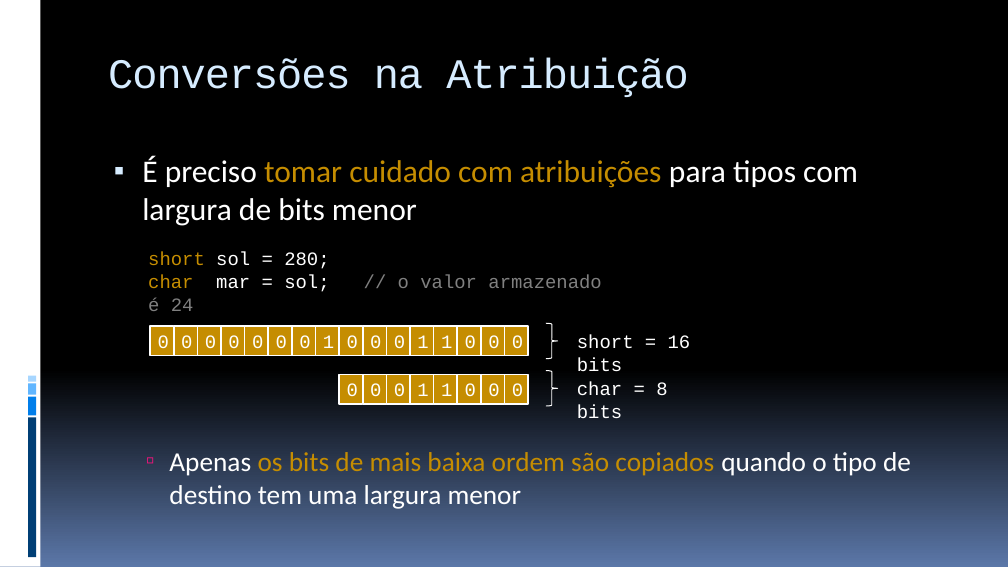
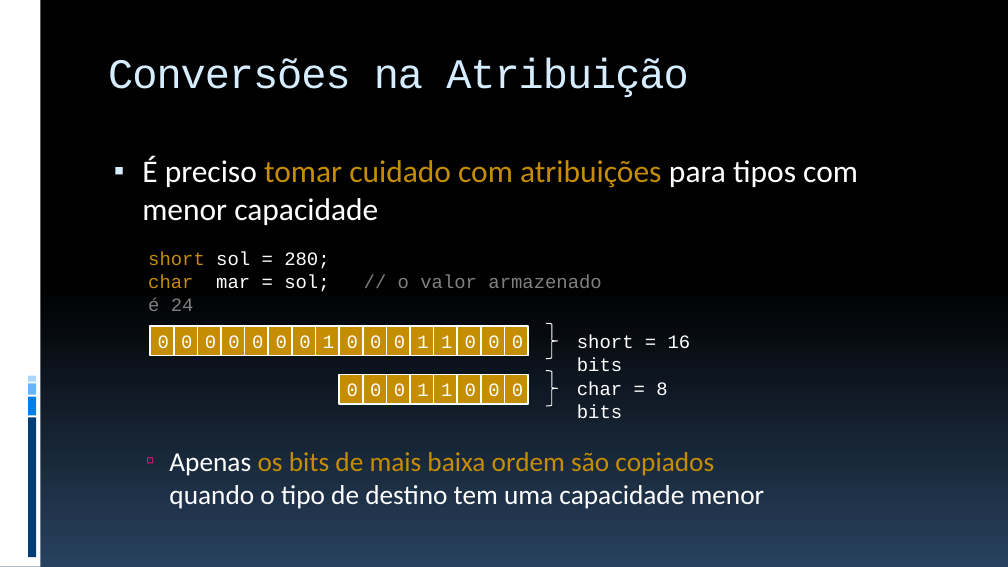
Before and after one commit to JudsonSS/ProgComp, a slide deck: slide 24 of Slides/09. Operadores Aritméticos.pptx (slide 23 before the commit). Drawn at 1008x567 pixels with LibreOffice and Linux fonts; fonts in the diff are those of the drawing. Boxes give left, top, right and bottom in pixels: in the first picture for what was removed or moved away, otherwise in the second. Text is boxed around its words. In the diff, an @@ line names an element or a change of style, - is before the commit and + after.

```diff
--- a/Slides/09. Operadores Aritméticos.pptx
+++ b/Slides/09. Operadores Aritméticos.pptx
@@ background gradient #000000 to #5B77A8 to gradient #000000 to #28415E @@
@@ text at (142, 156, 858, 509): text changed @@
-▪ É preciso tomar cuidado com atribuições para tipos com largura de bits menor
-  ▫ Apenas os bits de mais baixa ordem são copiados quando o tipo de destino tem uma largura menor
+▪ É preciso tomar cuidado com atribuições para tipos com menor capacidade
+  ▫ Apenas os bits de mais baixa ordem são copiados
+    quando o tipo de destino tem uma capacidade menor
```
Also in this commit, not shown: 34 other slides changed, 1 slide added, 9 other files.
